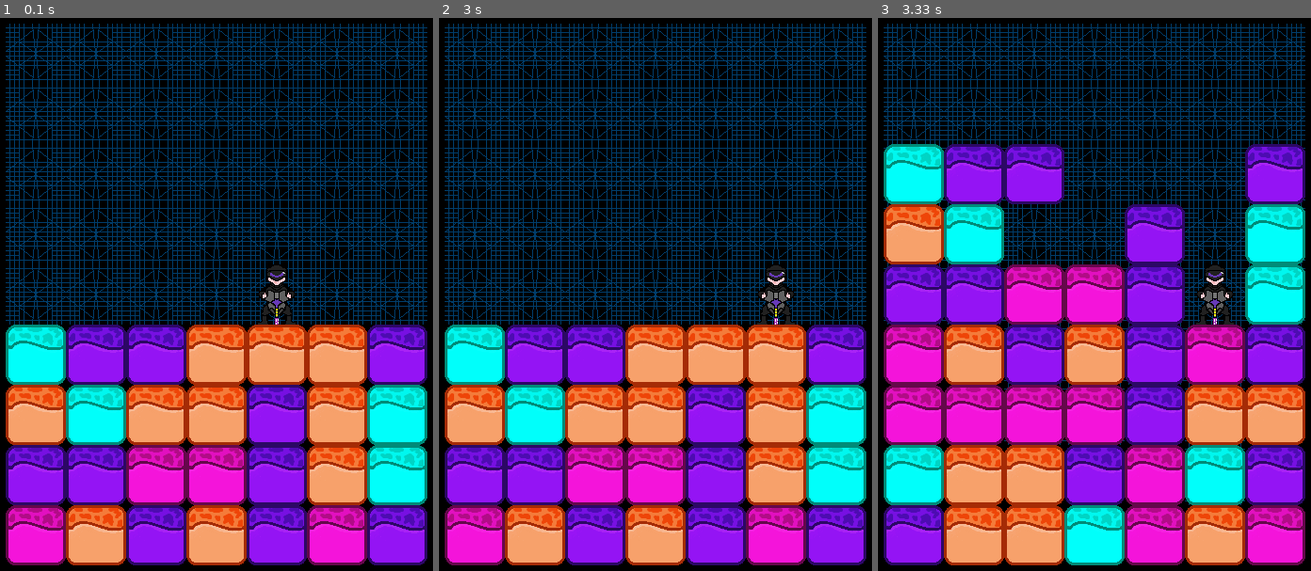
Above: before the commit, frames 1-3 (left to right).
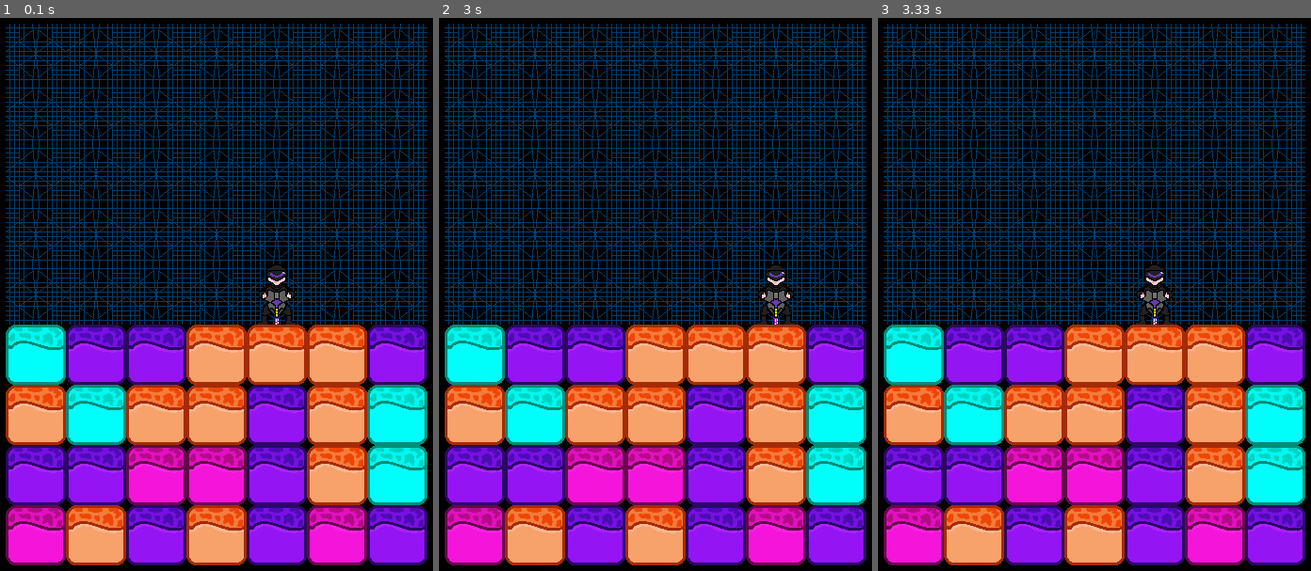
Above: after the commit, the same moments.

Repository: aurelieduprez/Mr.Driller
Game: pygame game, started from Mr. Driller/main.py
Two runs of this game, one before a commit and one after it. Both use one fixed random seed, a clock stepped at 60 frames per second and the inputs below.
Inputs:
- Up to frame 1 (0.1 s): no input
- Up to frame 2 (3 s): tap Z at 0.33 s; hold Right 0.67-1.13 s; tap D at 1.67 s; hold Left from 2.5 s (still down)
- Up to frame 3 (3.33 s): release Left at 3.03 s; hold Down from 3.07 s (still down)

Frames 1-2 are identical in both runs. In frame 3, 54% of the frame differs, in the area x 1-99%, y 22-99%.

Commit message:
add ui class

Diff:
--- a/Mr. Driller/block.py
+++ b/Mr. Driller/block.py
@@ -1,6 +1,6 @@
 from os import path
 import pygame
-import ui
+
 
 
 class Block:
@@ -47,16 +47,18 @@
             self._hp = 0
 
         else:
+            from main import UserInterface
+            UserInterface.AddScore(self,x=10)
             self._hp -= 1
 
         if self._blockType == "unbreakable" and self._hp == 0:
             player.updateOxygen(2)  # Ici il faut changer la fonction pour qu'on arrive à la déclencher
-            ui._score += 10
+            ui.AddScore(10)
             print("score:",self._score)
 
         elif self._blockType == "pill" and self._hp == 0:
             player.updateOxygen(3)
-            ui._score += 100
+            ui.AddScore(10)
             print("score:", self._score)
 
         # Chain reaction
--- a/Mr. Driller/main.py
+++ b/Mr. Driller/main.py
@@ -2,6 +2,7 @@
 from character import *
 from level import *
 from os import name
+from ui import Ui
 from eventHandling import *
 
 # Font and Sound verification
@@ -26,6 +27,7 @@
     currentOffset = 0
     currentClimb = 0
     backDown = False
+    UserInterface = Ui()
     player = Character(4, 4, currentBotLine, surface, lives=2)    # Creates the player instance
     level = generateLvl(4, 100, 7)
     print(len(level))
--- a/Mr. Driller/ui.py
+++ b/Mr. Driller/ui.py
@@ -5,10 +5,14 @@
 from os import name
 from eventHandling import *
 
+class Ui:
 
 
 
-def __init__(self, score):
+    def __init__(self, score=0):
 
-    self._score = score
-    print(self._score)
+        self._score = score
+
+    def AddScore(self,x):
+        self._score += x
+        print("score"+str(self._score))
